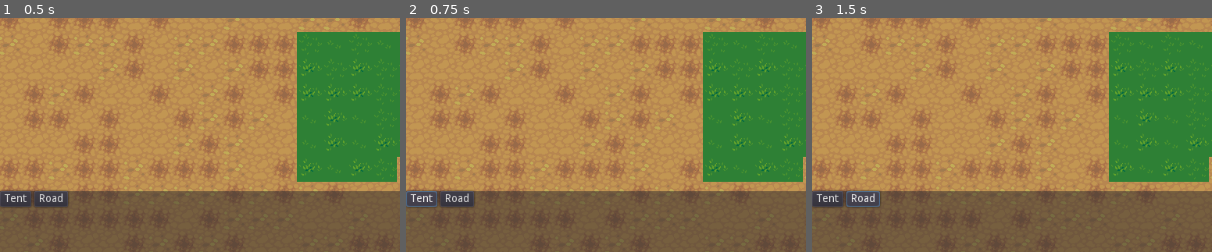
Above: before the commit, frames 1-3 (left to right).
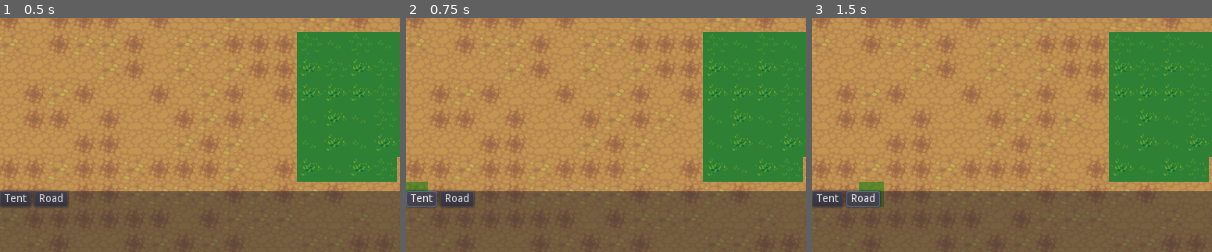
Above: after the commit, the same moments.

Repository: game-prototypes/open-city-prototype
Game: Godot game, scene res://Main.tscn
The game is run twice, just before and just after one commit, with the same random seed, the same clock (stepped at 60 frames per second) and the same inputs.
Inputs:
- Up to frame 1 (0.5 s): no input
- Up to frame 2 (0.75 s): click "Tent" at 0.5 s
- Up to frame 3 (1.5 s): click "Road" at 1.25 s
The pictures show only the part of the screen within x 0-50%, y 50-100%; the shares and areas given below are measured in that part.

Frame 1 is identical in both runs. In frame 2, 0.2% of the frame differs, in the area x 0-6%, y 70-74%; in frame 3, 0.3%, in the area x 11-18%, y 70-81%.

Commit message:
Added build overlay

Diff:
--- a/Buildings/Tent.tscn
+++ b/Buildings/Tent.tscn
@@ -7,6 +7,6 @@
 [node name="Sprite" type="Sprite" parent="."]
 texture = ExtResource( 1 )
 centered = false
-offset = Vector2( 0, -32 )
+offset = Vector2( 0, -64 )
 region_enabled = true
 region_rect = Rect2( 416, 512, 128, 160 )
--- a/Components/Map/Map.gd
+++ b/Components/Map/Map.gd
@@ -38,6 +38,9 @@
 func tile2pos(cell: Vector2)->Vector2:
 	return Vector2(cell.x*tile_size + tile_size/2.0, cell.y*tile_size+tile_size/2.0)
 
+func get_tile_size()->int:
+	return tile_size
+
  # Only receives uncapture inputs
 func _unhandled_input(event):
 	if event is InputEventMouseButton:
--- a/Components/Player/Player.gd
+++ b/Components/Player/Player.gd
@@ -1,19 +1,37 @@
-extends Node
+extends Node2D
 
 
 onready var map=$"../Map"
+onready var overlay=$Overlay
+
 export(Resource) var road: Resource
 export(Resource) var tent: Resource
 
 var selected_build_item: Resource
+
+var green_color=Color("#9516820f")
+var red_color=Color("#9582170f")
 
 # Called when the node enters the scene tree for the first time.
 func _ready():
 	assert(road)
 	assert(tent)
 
+func _process(_delta):
+	if selected_build_item:
+		var tile_size=map.get_tile_size()
+		var mouse_tile=map.pos2tile(get_global_mouse_position())
+		var overlay_pos=mouse_tile*tile_size
+
+		overlay.visible=true
+		if map.can_build(mouse_tile):
+			overlay.modulate=green_color
+		else:
+			overlay.modulate=red_color
+		overlay.position=Vector2(overlay_pos.x+tile_size/2,overlay_pos.y+tile_size/2)
+
+
 func _on_tile_selected(tile):
-	#map.build(tile, road)
 	if selected_build_item==road:
 		if map.can_build(tile):
 			map.build_road(tile, 0)
--- a/Main.tscn
+++ b/Main.tscn
@@ -6,13 +6,20 @@
 [ext_resource path="res://Components/GUI/GUI.tscn" type="PackedScene" id=4]
 [ext_resource path="res://Buildings/Road.tscn" type="PackedScene" id=5]
 [ext_resource path="res://Buildings/Tent.tscn" type="PackedScene" id=6]
+[ext_resource path="res://Resources/TileMarkers/white.png" type="Texture" id=7]
 
 [node name="Main" type="Node2D"]
 
-[node name="Player" type="Node" parent="."]
+[node name="Player" type="Node2D" parent="."]
 script = ExtResource( 2 )
 road = ExtResource( 5 )
 tent = ExtResource( 6 )
+
+[node name="Overlay" type="Sprite" parent="Player"]
+visible = false
+texture = ExtResource( 7 )
+region_enabled = true
+region_rect = Rect2( 32, 32, 32, 32 )
 
 [node name="Map" parent="." instance=ExtResource( 3 )]
 
Not shown: 1 places in Main.tscn that only renumber resources
Binary file added: Resources/TileMarkers/white.png
Not shown, added: Resources/TileMarkers/white.png.import
